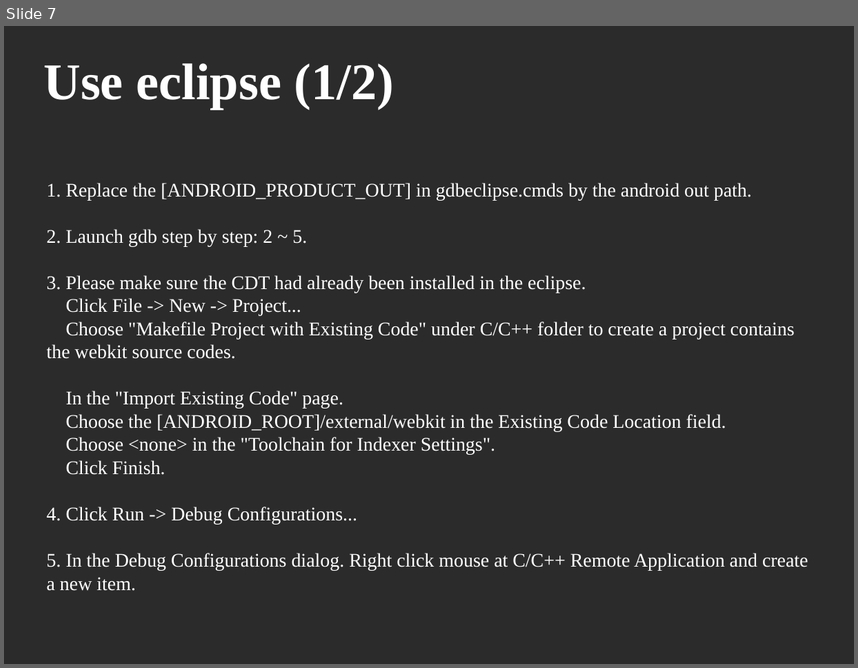
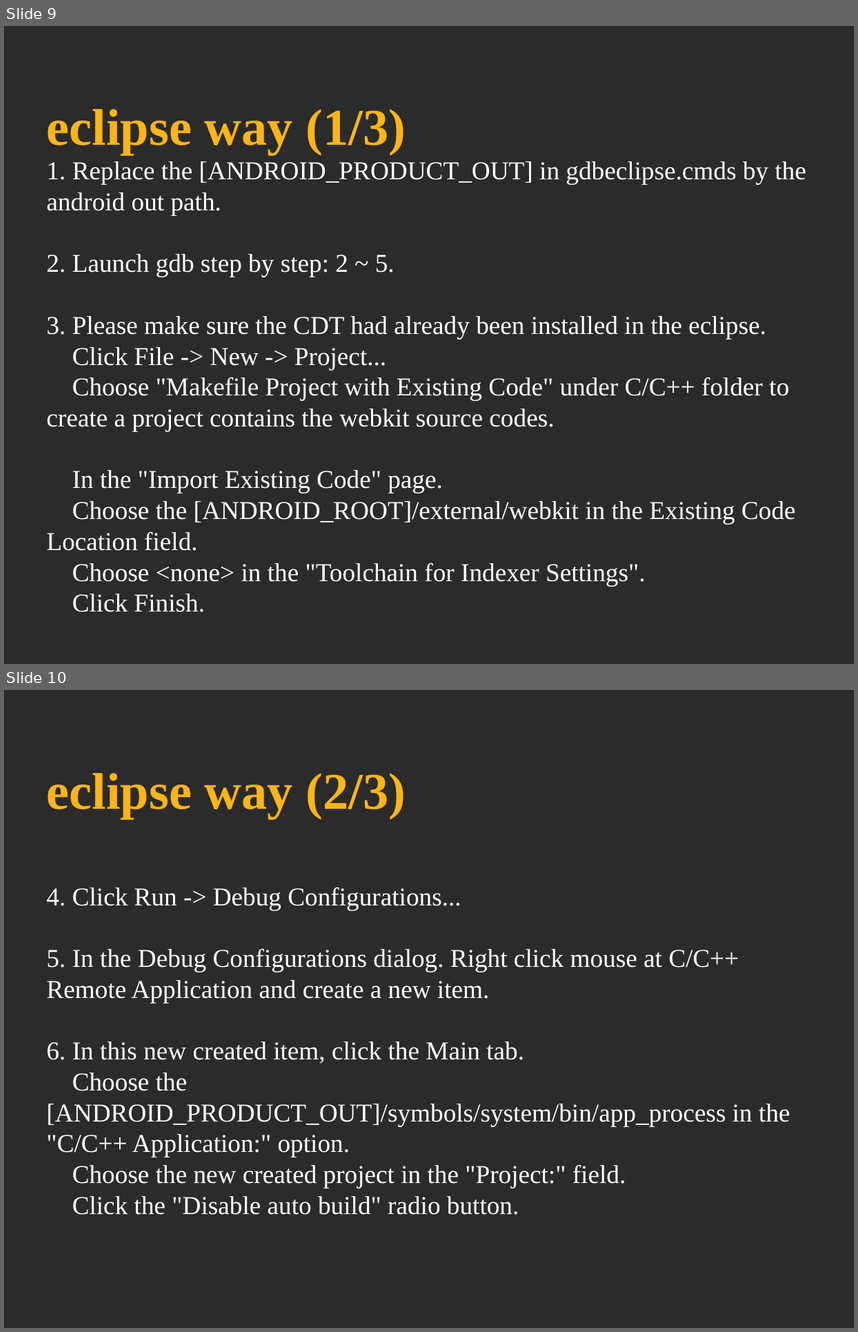
Before and after one commit to tsaicw/android_native_coding, a slide deck: debug_native_code_by_gdb.odp. Shown one above the other, each under a label of ours: slide 7 before the commit, slides 9 and 10 after it. The pictures are 858x668 and 858x1332 pixels, drawn with LibreOffice and Linux fonts; fonts in the diff are those of the drawing; background and template pictures are left out; a plain dark background stands for a picture behind light text. Boxes give left, top, right and bottom in pixels: in the first picture for what was removed or moved away, otherwise in the second. Text is boxed around its words. In the diff, an @@ line names an element or a change of style, - is before the commit and + after.

Commit message:
Modify the theme and font size of the presentation.

```diff
--- a/debug_native_code_by_gdb.odp
+++ b/debug_native_code_by_gdb.odp
@@ slide 10 added at [4, 690, 854, 1328], background picture (left out) @@
@@ title added at [47, 773, 406, 819], 48 pt, text #FFB515, bold @@
+eclipse way (2/3)
@@ subtitle added at [47, 887, 790, 1214], 24 pt, text #FFFFFF @@
+4. Click Run -> Debug Configurations...
+5. In the Debug Configurations dialog. Right click mouse at C/C++ Remote Application and create a new item.
+6. In this new created item, click the Main tab.
+Choose the [ANDROID_PRODUCT_OUT]/symbols/system/bin/app_process in the "C/C++ Application:" option.
+Choose the new created project in the "Project:" field.
+Click the "Disable auto build" radio button.
@@ what was slide 7 is now slide 9 @@
@@ slide 9 changed as well @@
@@ title at [47, 109, 406, 155]: text changed; text colour #FFFFFF to #FFB515 @@
-Use eclipse (1/2)
+eclipse way (1/3)
@@ subtitle "1. Replace the [ANDROID_PRODUCT_OUT] in ...": place and size @@
-subtitle "1. Replace the [ANDROID_PRODUCT_OUT] in ..." at [47, 183, 809, 590]
+subtitle "1. Replace the [ANDROID_PRODUCT_OUT] in ..." at [47, 161, 806, 612]
@@ subtitle "1. Replace the [ANDROID_PRODUCT_OUT] in ..." at [47, 161, 806, 612]: size 18 to 24 pt @@
@@ subtitle at [47, 506, 809, 590]: paragraphs removed @@
-4. Click Run -> Debug Configurations...
-5. In the Debug Configurations dialog. Right click mouse at C/C++ Remote Application and create a new item.
```
Also in this commit, not shown: 7 other slides changed, 2 other slides added.
